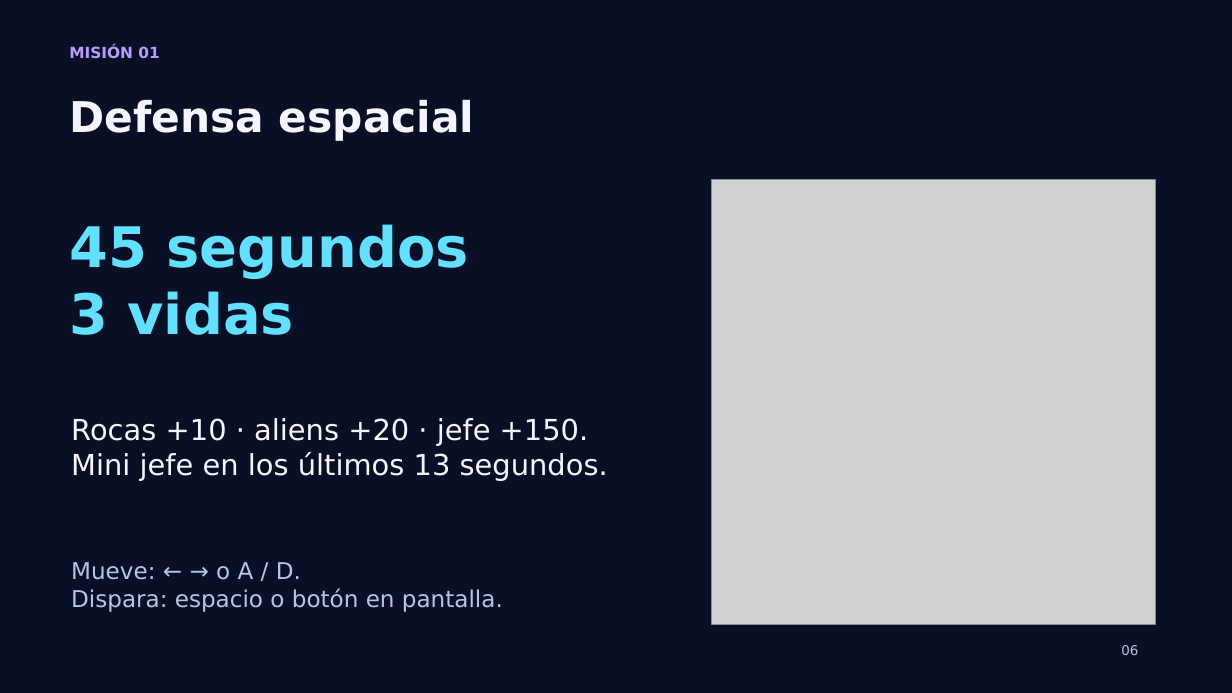
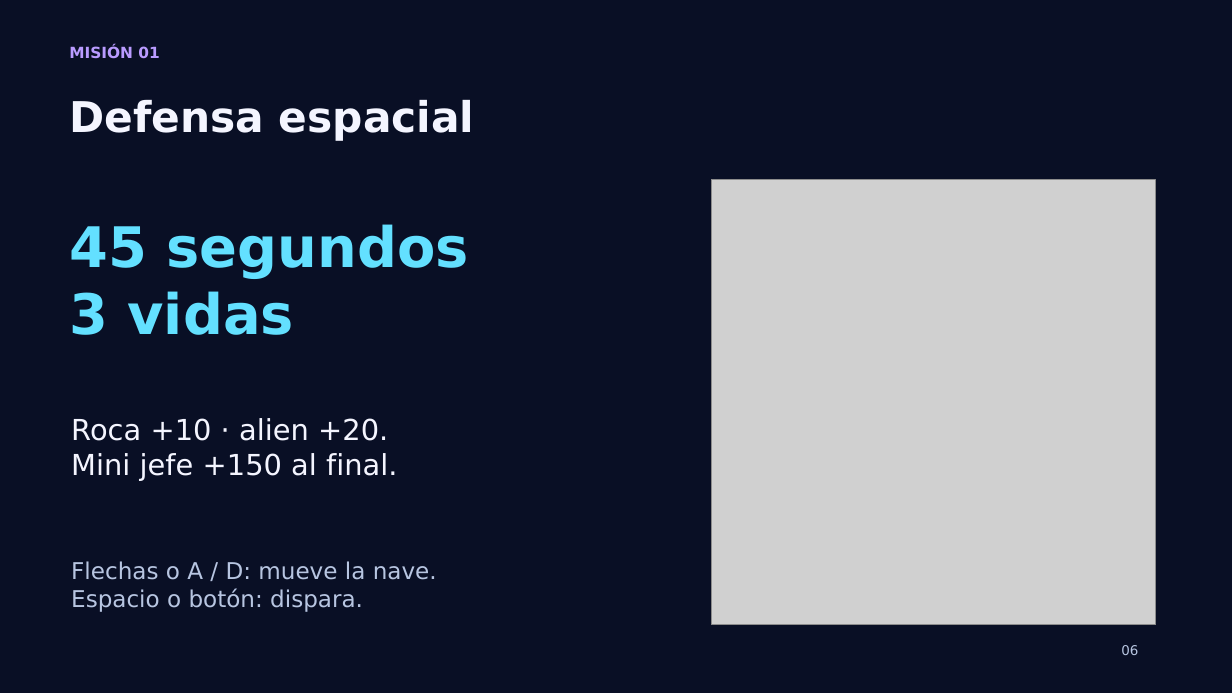
Before and after one commit to PaoloPelaezVillanueva/wie-chincha, a slide deck: slide 6 of Mision_WIE_Chincha_Taller.pptx. Drawn at 1232x693 pixels with LibreOffice and Linux fonts; fonts in the diff are those of the drawing; grey boxes stand for pictures. Boxes give left, top, right and bottom in pixels: in the first picture for what was removed or moved away, otherwise in the second. Text is boxed around its words. In the diff, an @@ line names an element or a change of style, - is before the commit and + after.

```diff
--- a/Mision_WIE_Chincha_Taller.pptx
+++ b/Mision_WIE_Chincha_Taller.pptx
@@ text at (x1=71, y1=418, x2=397, y2=481): text changed @@
-Rocas +10 · aliens +20 · jefe +150.
-Mini jefe en los últimos 13 segundos.
+Roca +10 · alien +20.
+Mini jefe +150 al final.
@@ text at (x1=71, y1=561, x2=437, y2=612): text changed @@
-Mueve: ← → o A / D.
-Dispara: espacio o botón en pantalla.
+Flechas o A / D: mueve la nave.
+Espacio o botón: dispara.
```
Also in this commit, not shown: 12 other slides changed.
